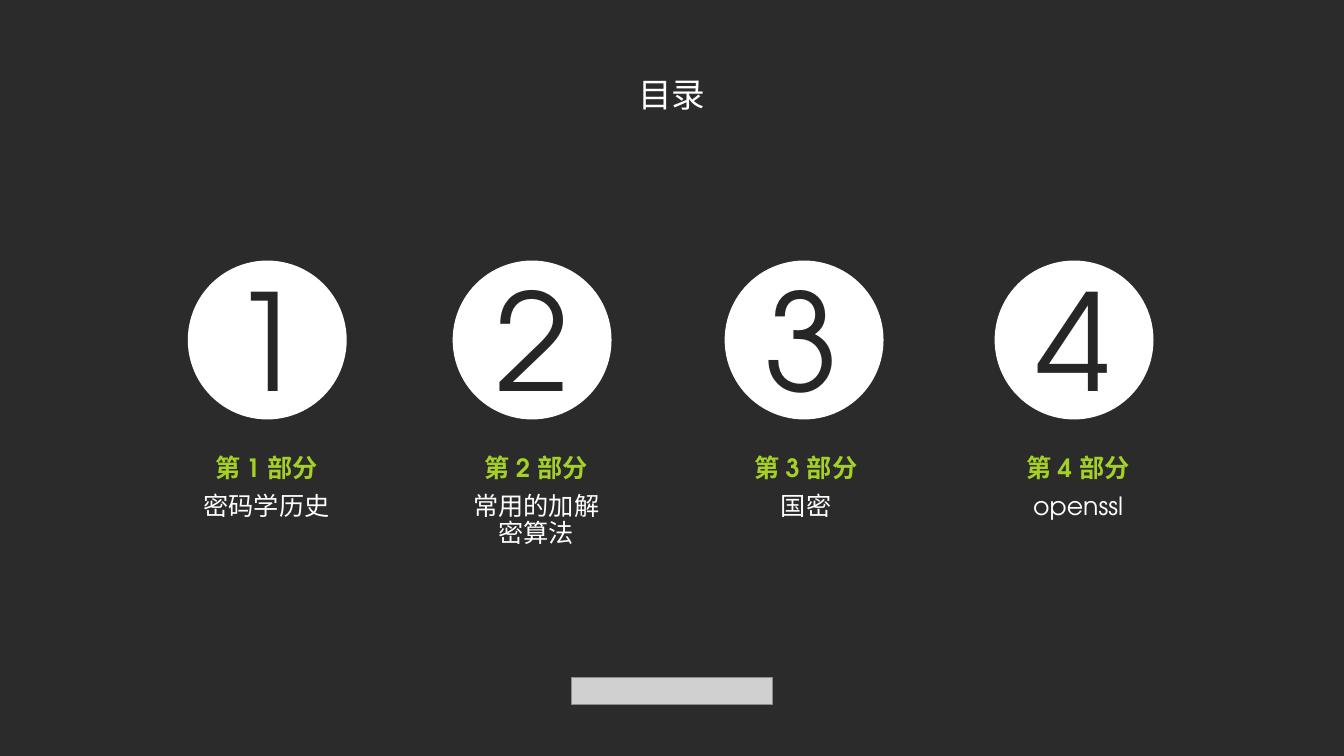
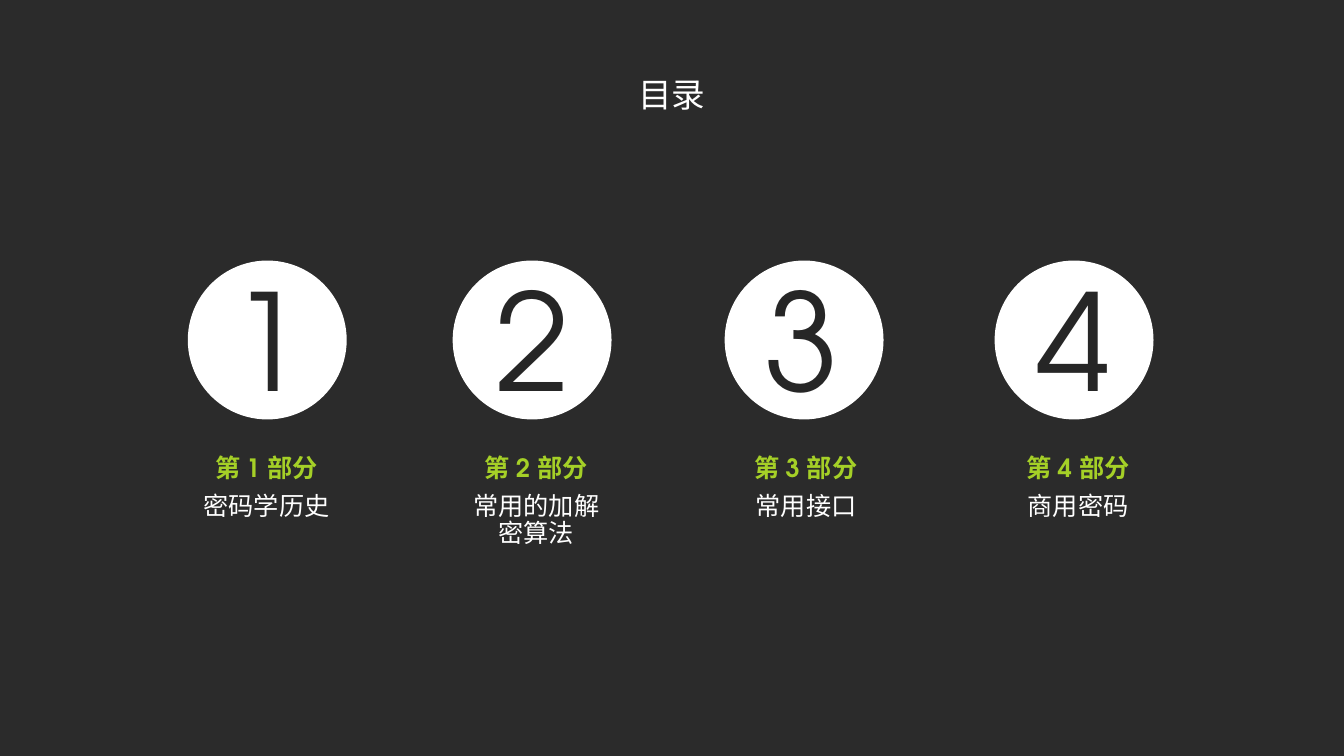
Before and after one commit to mikemikemao/c-11, a slide deck: slide 2 of encryption.pptx. Drawn at 1344x756 pixels with LibreOffice and Linux fonts; fonts in the diff are those of the drawing; grey boxes stand for pictures; background and template pictures are left out; a plain dark background stands for a picture behind light text. Boxes give left, top, right and bottom in pixels: in the first picture for what was removed or moved away, otherwise in the second. Text is boxed around its words. In the diff, an @@ line names an element or a change of style, - is before the commit and + after.

```diff
--- a/encryption.pptx
+++ b/encryption.pptx
@@ text at [756, 493, 857, 517]: text changed @@
-国密
+常用接口
@@ text at [1028, 493, 1129, 517]: text changed @@
-openssl
+商用密码
@@ picture removed at [572, 679, 773, 706] @@
```
Also in this commit, not shown: 7 other slides changed, 14 slides added, 7 slides removed.
